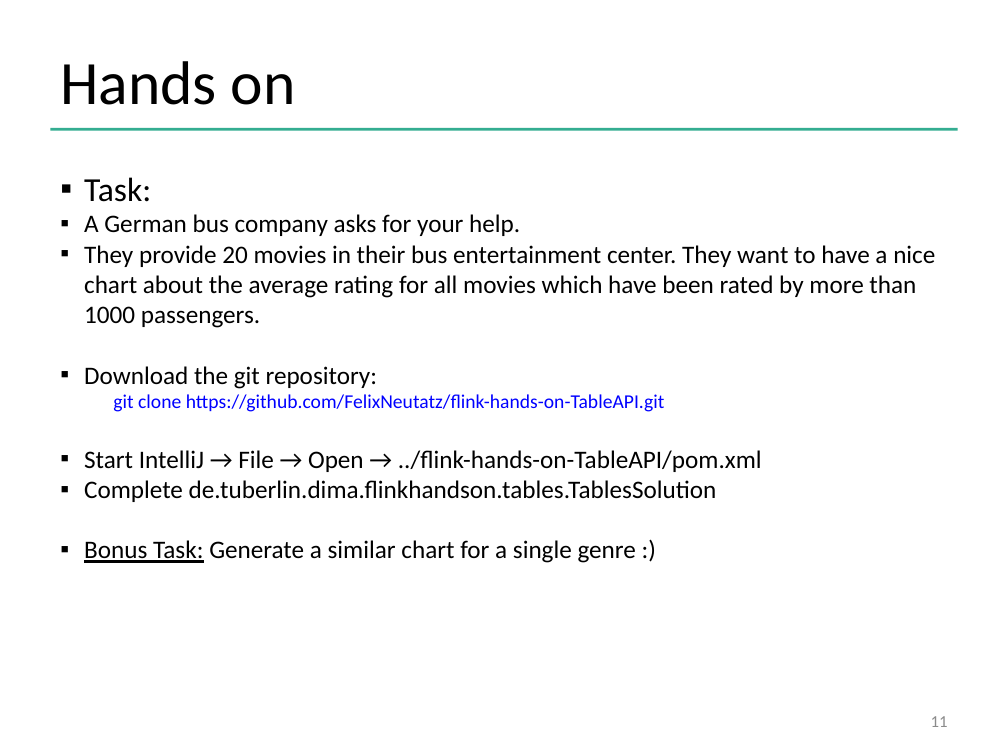
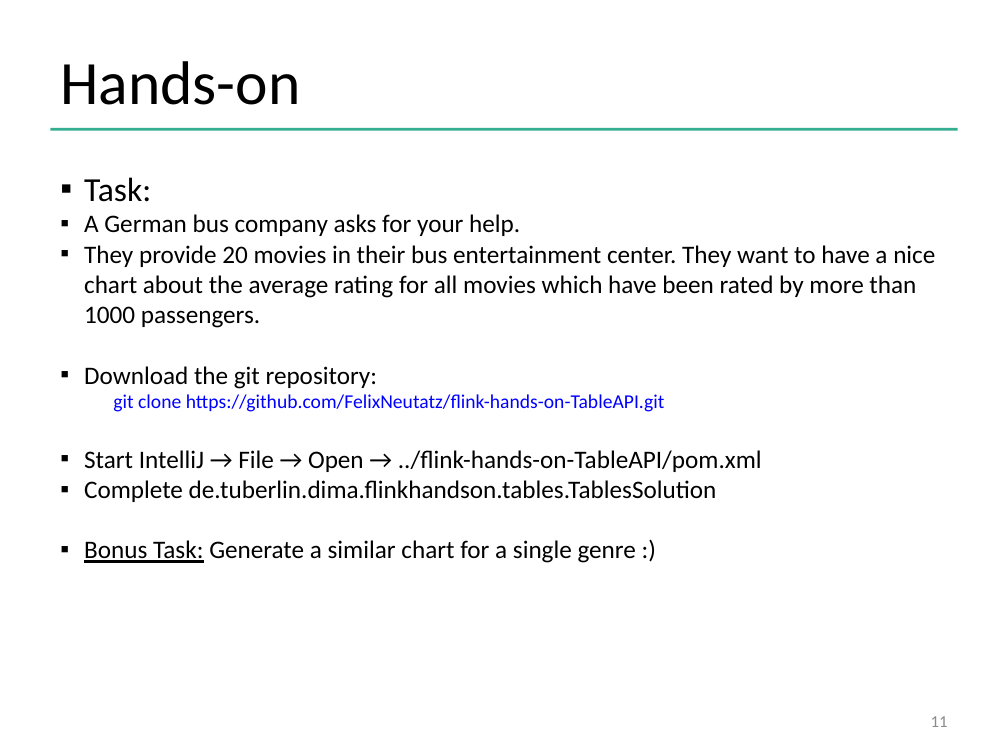
Before and after one commit to FelixNeutatz/flink-hands-on-TableAPI, a slide deck: slide 11 of presentation/TU Berlin workshop - Karlsruhe.pptx. Drawn at 1008x756 pixels with LibreOffice and Linux fonts; fonts in the diff are those of the drawing; background and template pictures are left out. Boxes give left, top, right and bottom in pixels: in the first picture for what was removed or moved away, otherwise in the second. Text is boxed around its words. In the diff, an @@ line names an element or a change of style, - is before the commit and + after.

```diff
--- a/presentation/TU Berlin workshop - Karlsruhe.pptx
+++ b/presentation/TU Berlin workshop - Karlsruhe.pptx
@@ text at (60, 61, 300, 105): text changed @@
-Hands on
+Hands-on
```
Also in this commit, not shown: 2 other slides changed, 1 other file.
